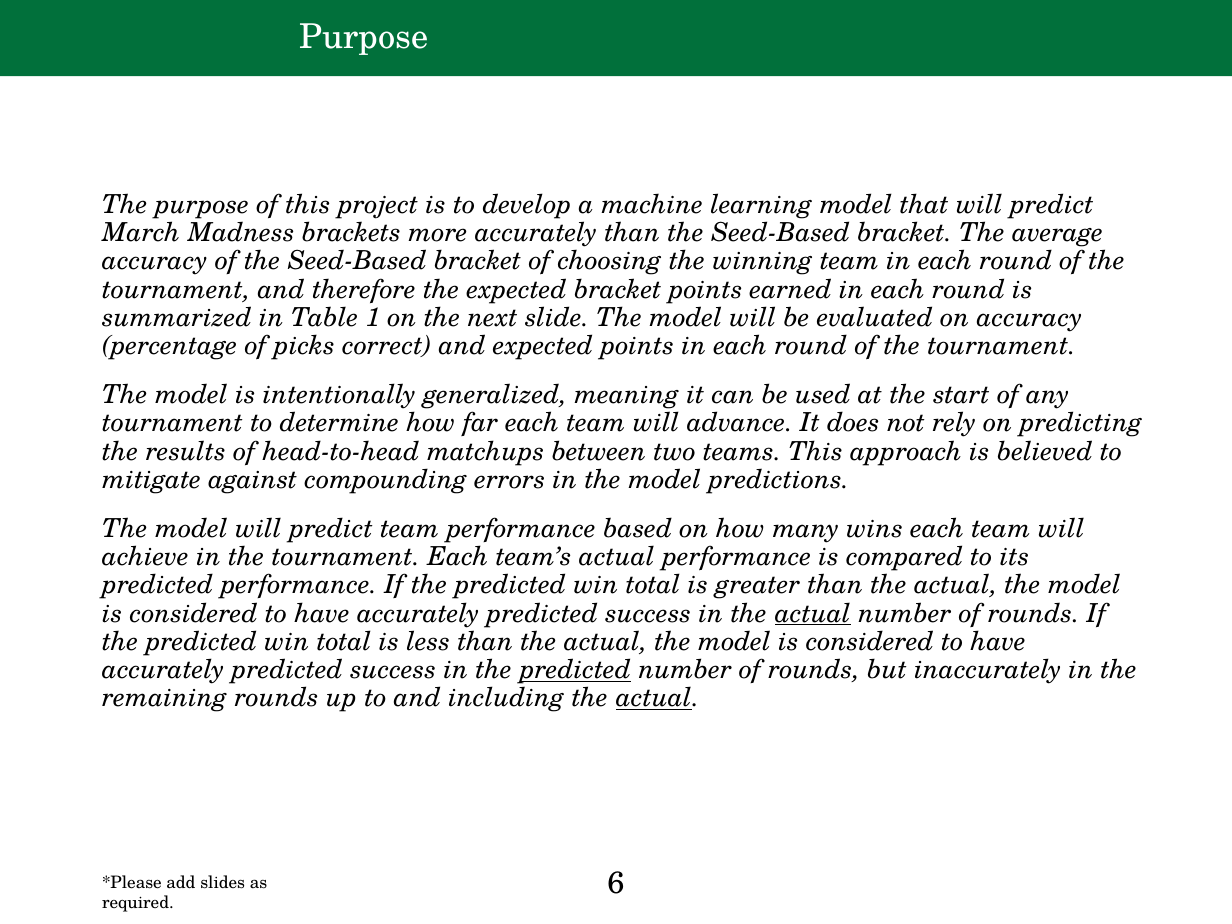
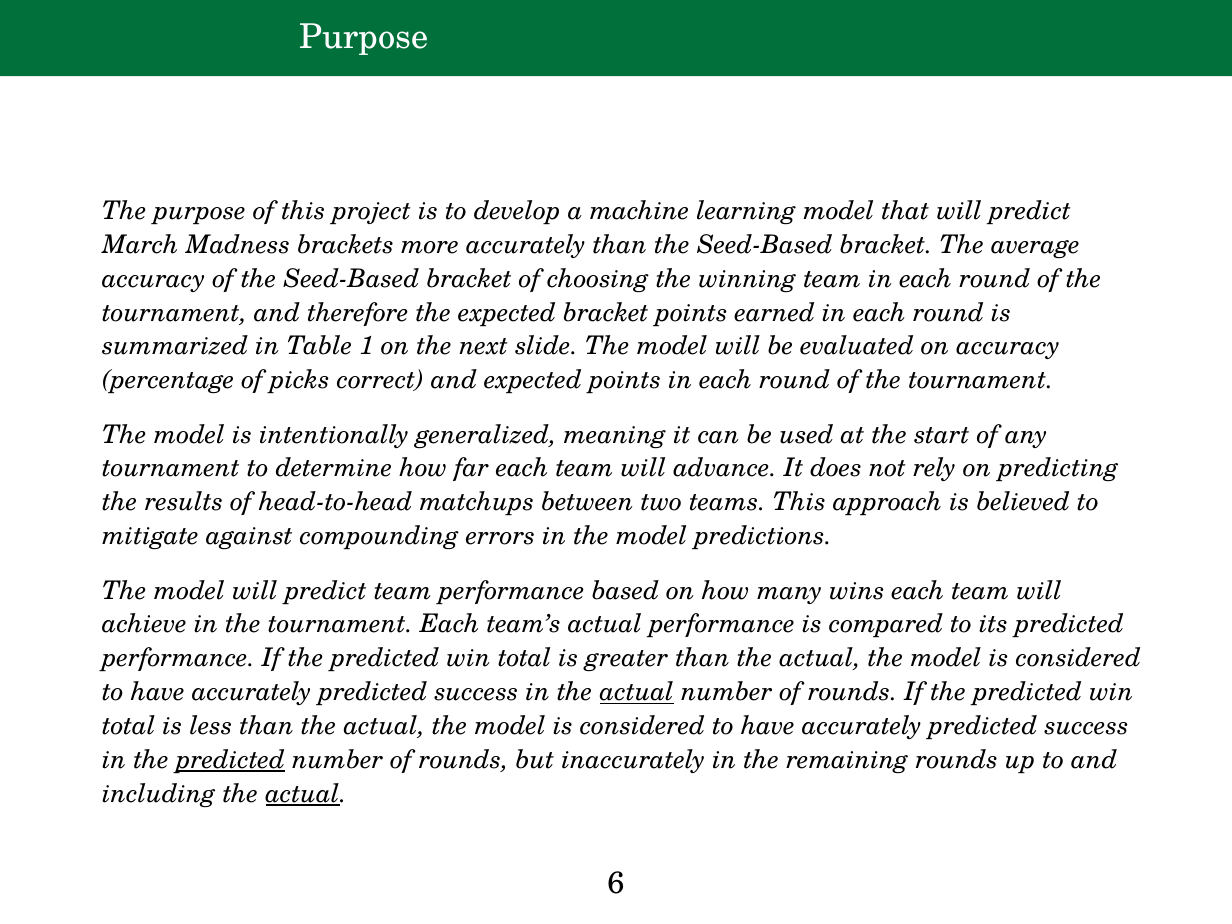
Before and after one commit to pforza/March_Madness_Predictor, a slide deck: slide 6 of Final_Project_Presentation_Forzaglia.pptx. Drawn at 1232x924 pixels with LibreOffice and Linux fonts; fonts in the diff are those of the drawing; background and template pictures are left out. Boxes give left, top, right and bottom in pixels: in the first picture for what was removed or moved away, otherwise in the second. Text is boxed around its words. In the diff, an @@ line names an element or a change of style, - is before the commit and + after.

```diff
--- a/Final_Project_Presentation_Forzaglia.pptx
+++ b/Final_Project_Presentation_Forzaglia.pptx
@@ text "The purpose of this project ..." at box(102, 200, 1141, 740): size 15.3 to 15 pt; line spacing 0.9 to 1.1 @@
@@ text removed at box(102, 875, 267, 912) @@
-*Please add slides as required.
```
Also in this commit, not shown: 22 other slides changed, 3 slides added, 2 slides removed.
